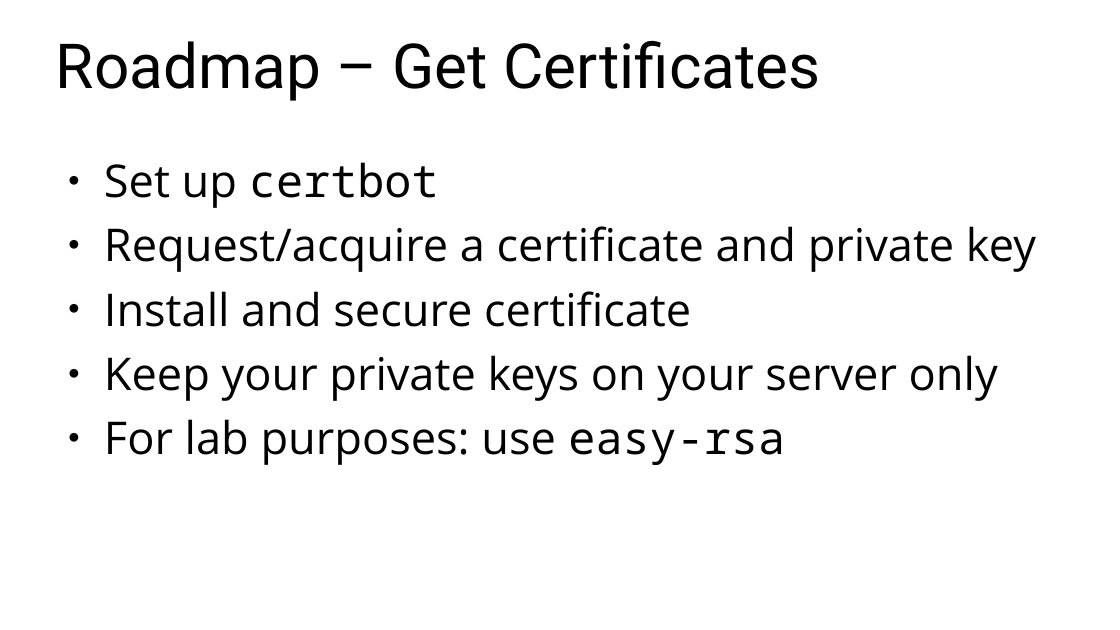
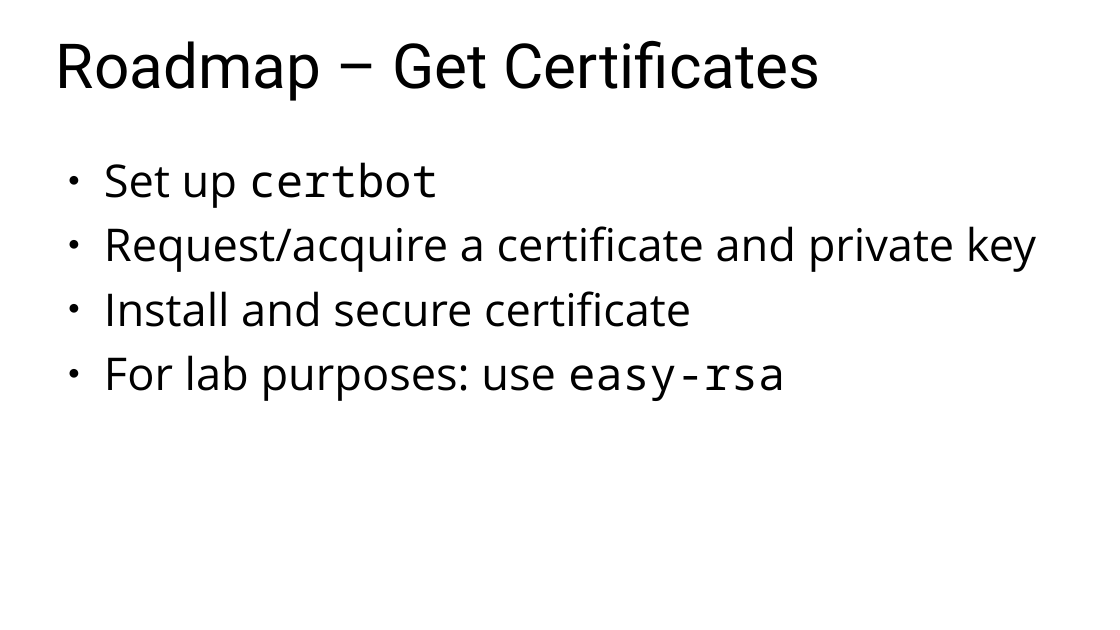
Before and after one commit to christian-moerz/eurobsdcon24, a slide deck: slide 32 of slides/mail server.odp. Drawn at 1120x630 pixels with LibreOffice and Linux fonts; fonts in the diff are those of the drawing. Boxes give left, top, right and bottom in pixels: in the first picture for what was removed or moved away, otherwise in the second. Text is boxed around its words. In the diff, an @@ line names an element or a change of style, - is before the commit and + after.

Commit message:
updated mail server steps

```diff
--- a/slides/mail server.odp
+++ b/slides/mail server.odp
@@ text at [104, 355, 998, 401]: paragraph removed @@
-● Keep your private keys on your server only
```
Also in this commit, not shown: 1 slide added, 1 other file.
